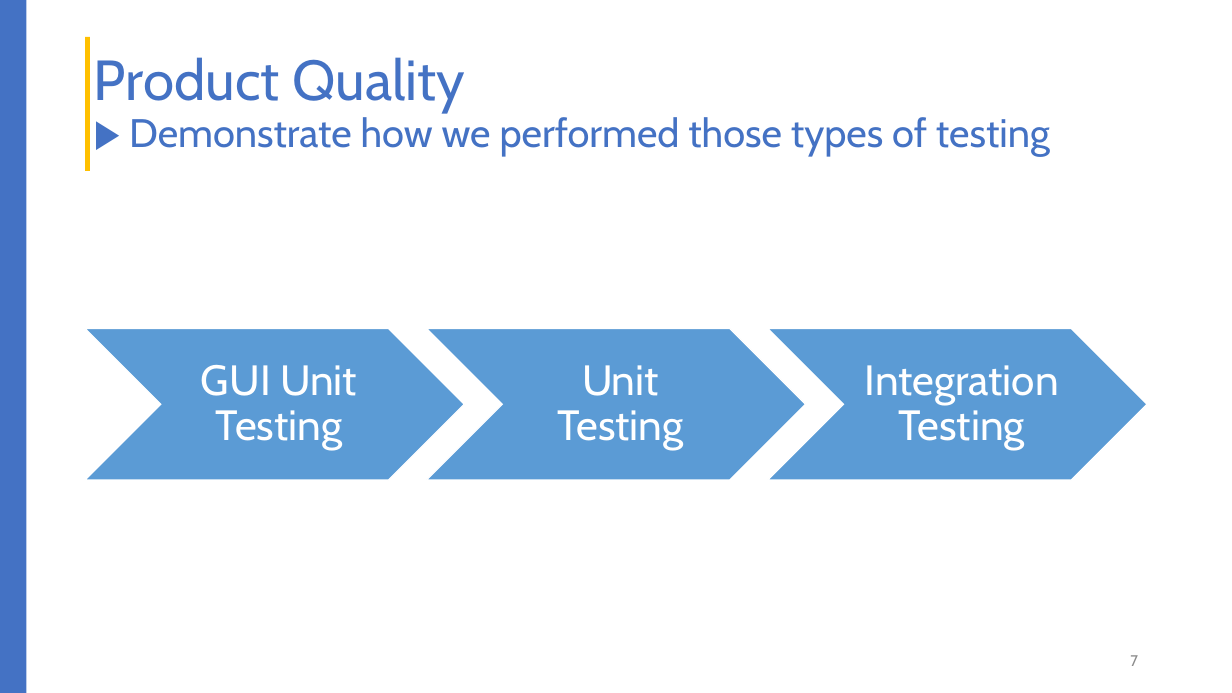
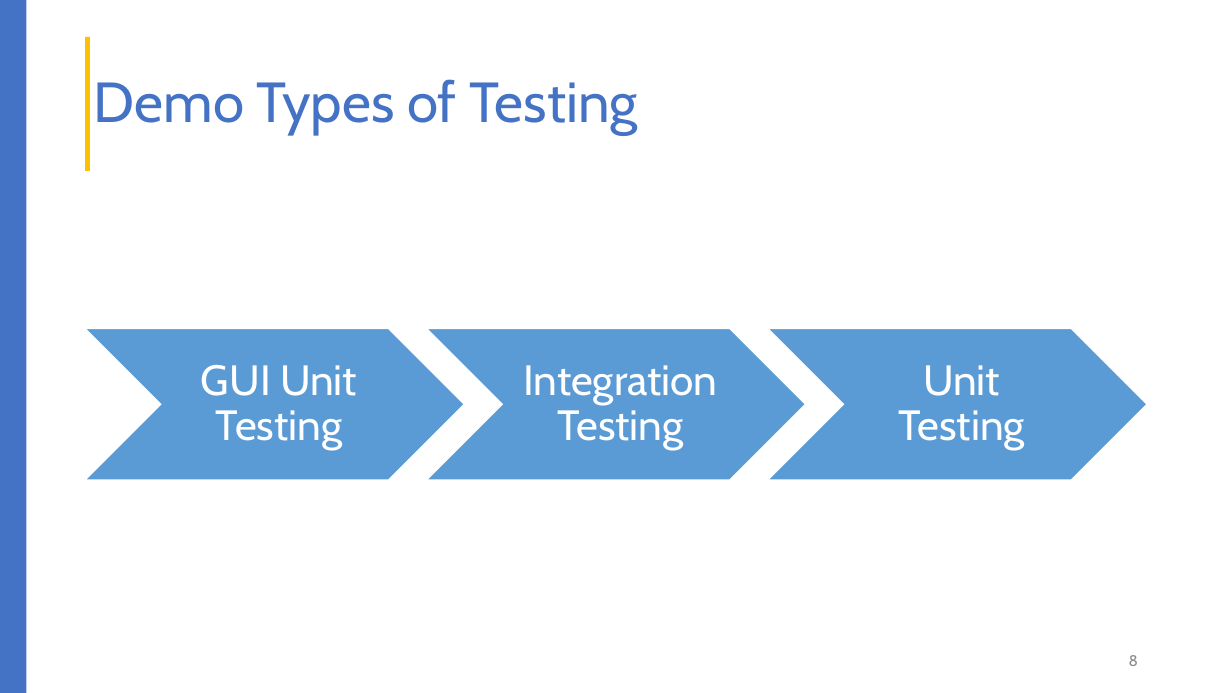
Before and after one commit to liepnguyen/Planru, a slide deck: slide 8 of Documents/Lessons Learned From Agile Quality Assurance In Scrum.pptx (slide 7 before the commit). Drawn at 1232x693 pixels with LibreOffice and Linux fonts; fonts in the diff are those of the drawing. Boxes give left, top, right and bottom in pixels: in the first picture for what was removed or moved away, otherwise in the second. Text is boxed around its words. In the diff, an @@ line names an element or a change of style, - is before the commit and + after.

```diff
--- a/Documents/Lessons Learned From Agile Quality Assurance In Scrum.pptx
+++ b/Documents/Lessons Learned From Agile Quality Assurance In Scrum.pptx
@@ title at bbox=[94, 79, 638, 135]: text changed; size 31 to 44 pt @@
-Product Quality
-▶ Demonstrate how we performed those types of testing
+Demo Types of Testing
@@ text "Integration Testing": place and size @@
-text "Integration Testing" at bbox=[865, 365, 1059, 450]
+text "Integration Testing" at bbox=[523, 365, 717, 450]
@@ text "Unit Testing": place and size @@
-text "Unit Testing" at bbox=[557, 365, 683, 450]
+text "Unit Testing" at bbox=[899, 365, 1025, 450]
@@ page number at bbox=[1129, 655, 1138, 666]: text changed @@
-7
+8
```
Also in this commit, not shown: 8 other slides changed, 9 slides added, 3 slides removed.
